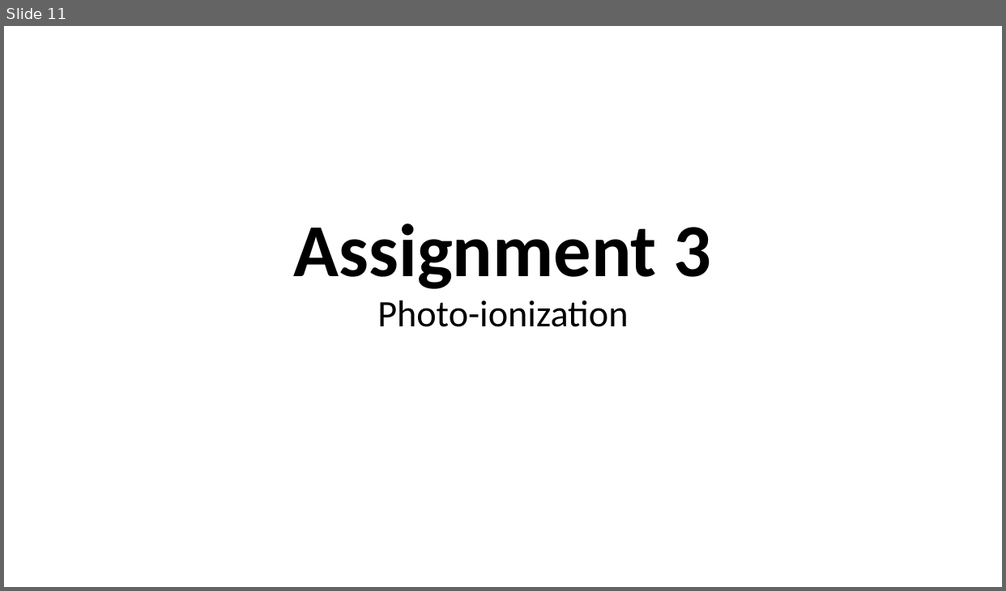
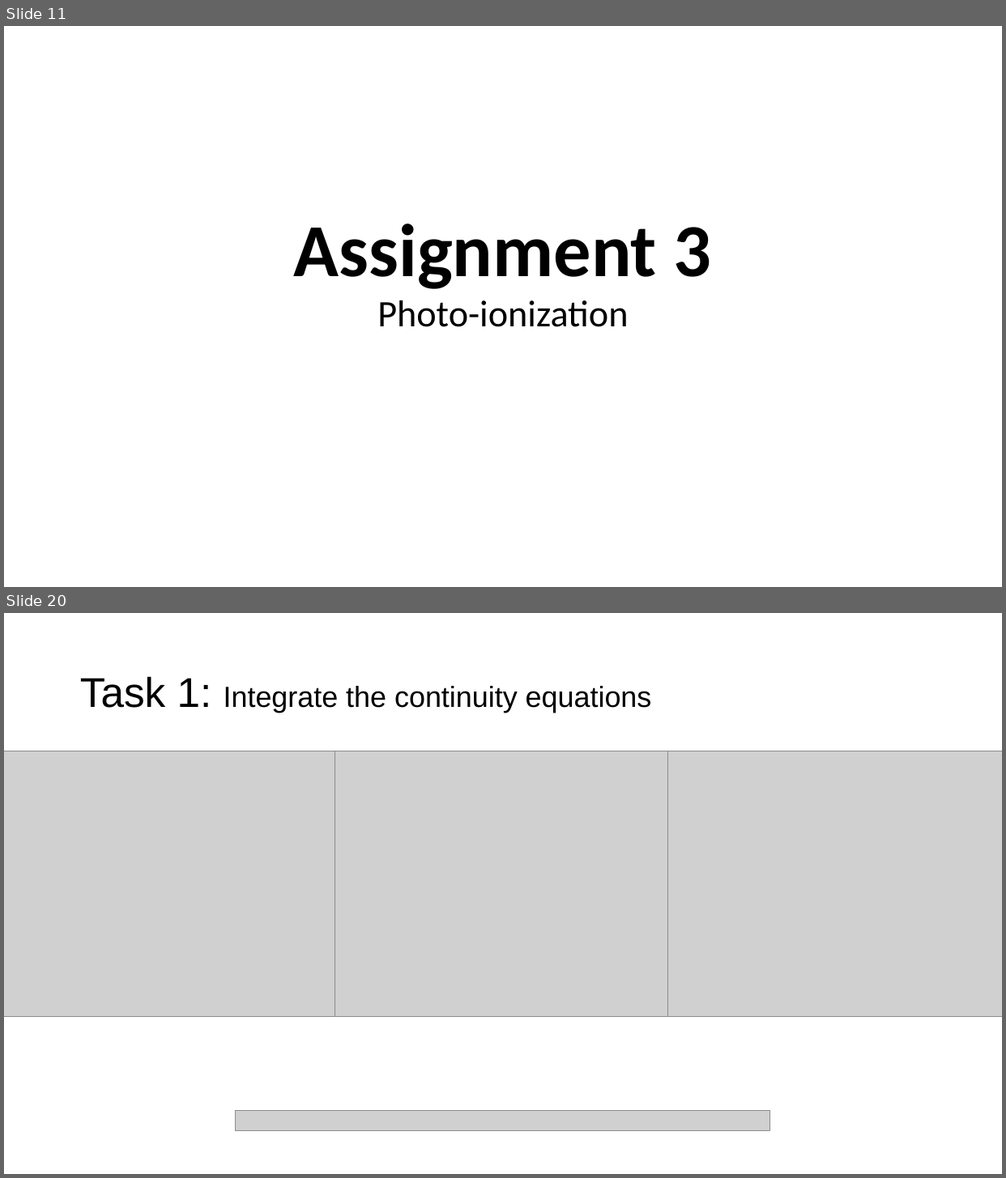
Before and after one commit to tva050/FYS-3003, a slide deck: exam.pptx. Shown one above the other, each under a label of ours: slide 11 before the commit, slides 11 and 20 after it; the slides between them are not shown. The pictures are 1006x591 and 1006x1178 pixels, drawn with LibreOffice and Linux fonts; fonts in the diff are those of the drawing; grey boxes stand for pictures. Boxes give left, top, right and bottom in pixels: in the first picture for what was removed or moved away, otherwise in the second. Text is boxed around its words. In the diff, an @@ line names an element or a change of style, - is before the commit and + after.

```diff
--- a/exam.pptx
+++ b/exam.pptx
@@ slide 20 added at <box>4,613,1002,1174</box>, background #FFFFFF @@
@@ title added at <box>80,676,652,713</box>, 28 pt, text #000000 @@
+Task 1: Integrate the continuity equations
@@ picture added at <box>4,752,356,1016</box> @@
@@ picture added at <box>335,752,689,1016</box> @@
@@ picture added at <box>668,752,1002,1016</box> @@
@@ picture added at <box>236,1111,769,1131</box> @@
```
Also in this commit, not shown: 6 slides changed, 15 other slides added, 8 other files.
